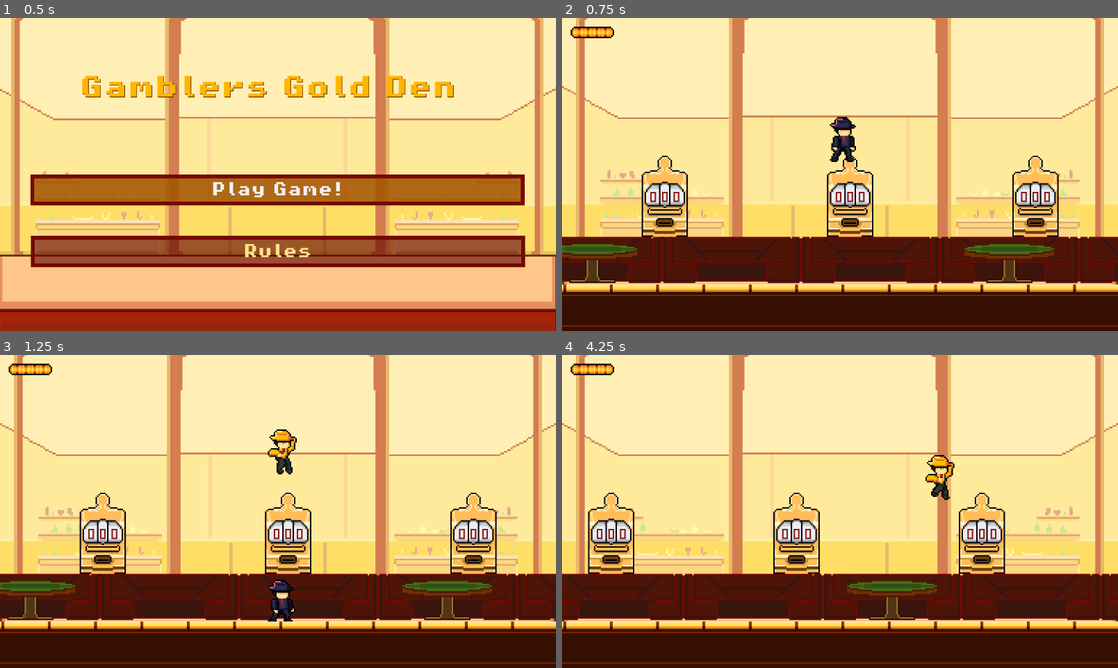
Above: before the commit, frames 1-4 (two rows, left to right).
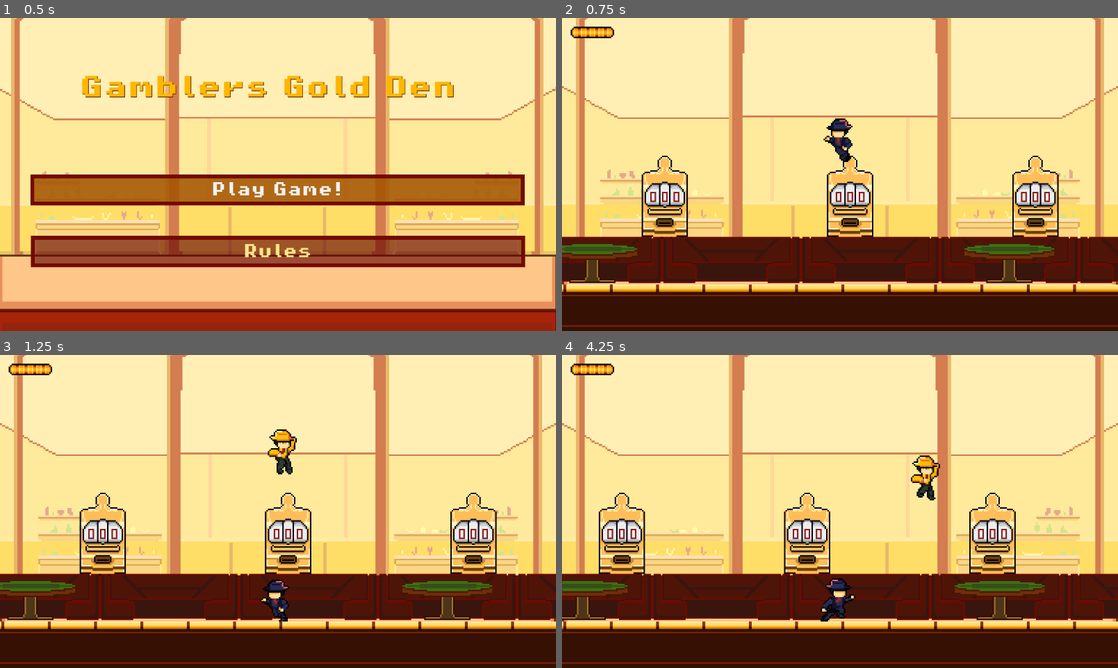
Above: after the commit, the same moments.

Repository: Ruilesser/GamePop
Game: Godot game, scene res://scenes/game/Start_Menu.tscn
The game is run twice, just before and just after one commit, with the same random seed, the same clock (stepped at 60 frames per second) and the same inputs.
Inputs:
- Up to frame 1 (0.5 s): no input
- Up to frame 2 (0.75 s): click "Play Game!" at 0.5 s
- Up to frame 3 (1.25 s): no input
- Up to frame 4 (4.25 s): tap Enter (ui_accept) at 1.25, 1.52, 2.27, 3.77 s; hold Right (ui_right) 1.28-2.78 s; hold Left (ui_left) 2.78-3.53 s; hold Right (ui_right) from 3.53 s (still down)

Frame 1 is identical in both runs. In frame 2, 0.5% of the frame differs, in the area x 47-53%, y 31-46%; in frame 3, 0.4%; in frame 4, 11%, in the area x 0-100%, y 31-86%.

Commit message:
enemies chase player. stop when they get close enough

Diff:
--- a/scenes/enemies/basic/BasicEnemy.gd
+++ b/scenes/enemies/basic/BasicEnemy.gd
@@ -5,6 +5,10 @@
 
 @onready var Health = get_node(HealthPath)
 @onready var Stun = get_node(StunPath)
+
+@onready var player: CharacterBody2D = $"../Player"
+
+const SPEED = 320
 
 func _ready():
 	add_to_group("enemy")
@@ -15,6 +19,21 @@
 	if not is_on_floor():
 		velocity += get_gravity() * delta
 
+	if(player ):
+
+		var distance = vec_to_player(player)
+		if(distance.length() > 27):
+			print(distance.length())
+			chase_player(player)
+		else:
+			velocity.x =0
+
+
+		if(velocity.x == 0):
+			%AnimatedSprite2D.play("idle")
+		else:
+			%AnimatedSprite2D.flip_h = (velocity.x < 0)
+			%AnimatedSprite2D.play("run")
 	move_and_slide()
 
 func get_health_controller():
@@ -22,3 +41,15 @@
 
 func get_stun_controller():
 	return Stun
+
+func chase_player(target):
+# unit vector going to the player
+	var dest = (player.global_position - global_position).normalized()
+
+	# move towards that vector
+
+	velocity.x = dest.x * SPEED
+	# todo:
+
+func vec_to_player(target) -> Vector2:
+	return (target.global_position - global_position)
